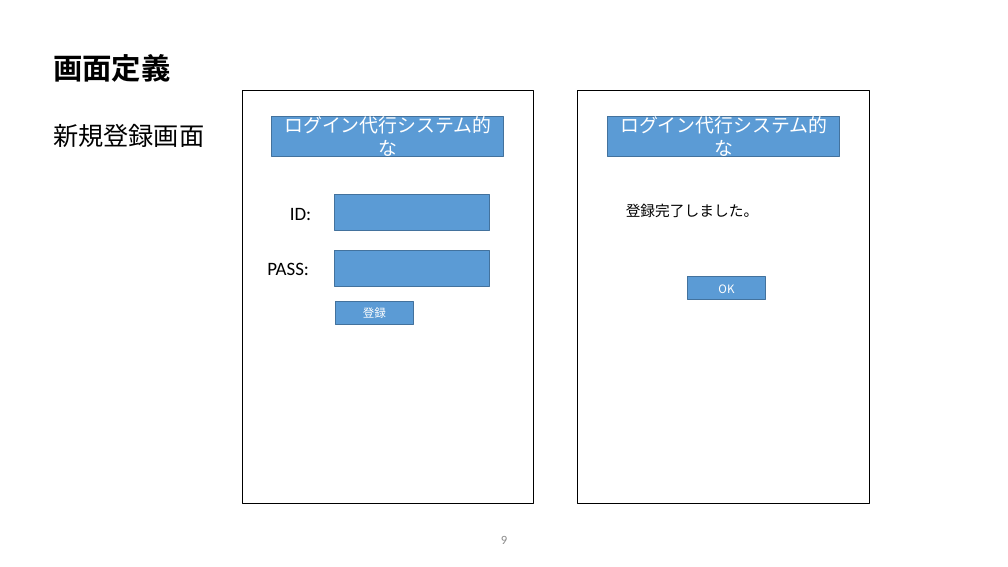
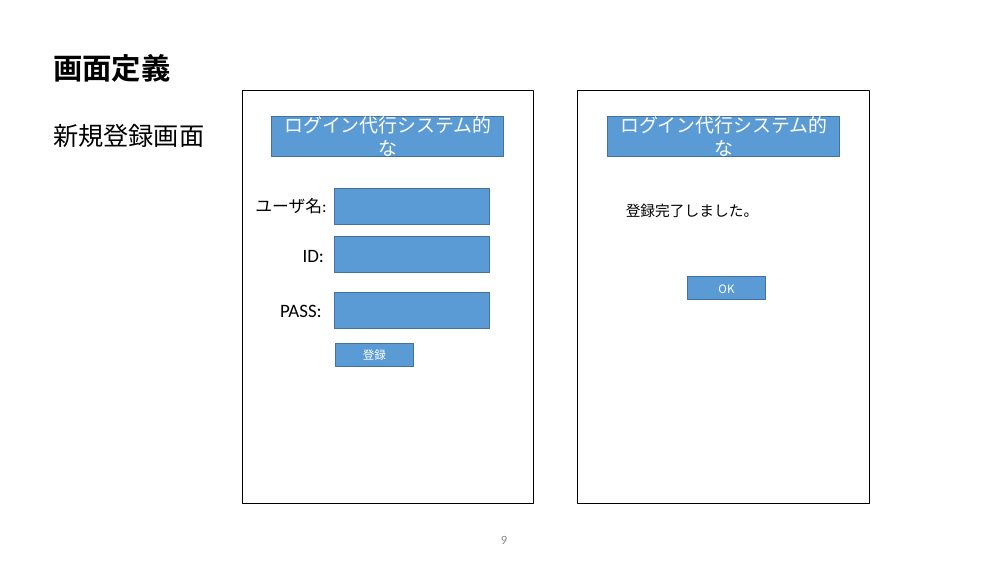
Before and after one commit to vsn23kamei/nanika, a slide deck: slide 9 of 00_要件定義/要件定義.pptx. Drawn at 1008x567 pixels with LibreOffice and Linux fonts; fonts in the diff are those of the drawing; background and template pictures are left out. Boxes give left, top, right and bottom in pixels: in the first picture for what was removed or moved away, otherwise in the second. Text is boxed around its words. In the diff, an @@ line names an element or a change of style, - is before the commit and + after.

```diff
--- a/00_要件定義/要件定義.pptx
+++ b/00_要件定義/要件定義.pptx
@@ text added at [255, 198, 326, 214], 16 pt, text #000000 @@
+ユーザ名:
@@ rectangle added at [335, 189, 490, 225], fill #5B9BD5, outline #43739E 1 pt @@
@@ rectangle: place and size @@
-rectangle at [335, 195, 490, 231]
+rectangle at [335, 237, 490, 272]
@@ text "ID:": place and size @@
-text "ID:" at [290, 208, 311, 220]
+text "ID:" at [303, 250, 324, 262]
@@ text "PASS:": place and size @@
-text "PASS:" at [267, 262, 309, 275]
+text "PASS:" at [280, 304, 322, 317]
@@ rectangle: place and size @@
-rectangle at [335, 250, 490, 286]
+rectangle at [335, 293, 490, 328]
@@ rectangle "登録": place and size @@
-rectangle "登録" at [336, 302, 413, 325]
+rectangle "登録" at [336, 344, 413, 368]
```
Also in this commit, not shown: 3 other slides changed, 4 other files.
